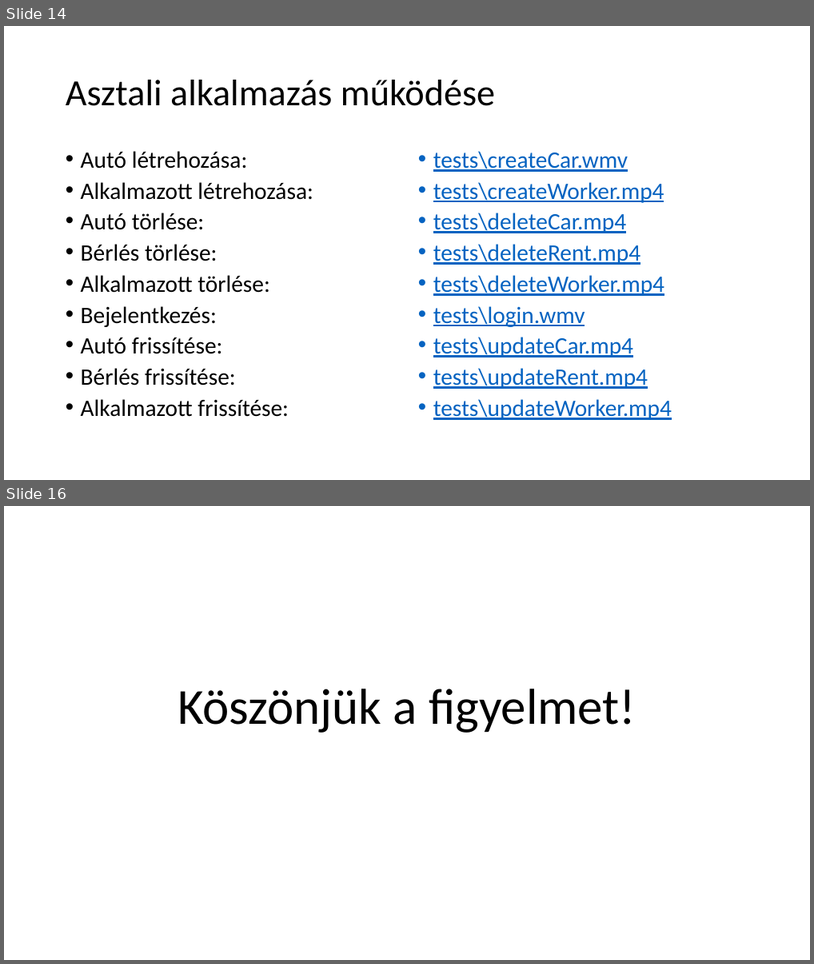
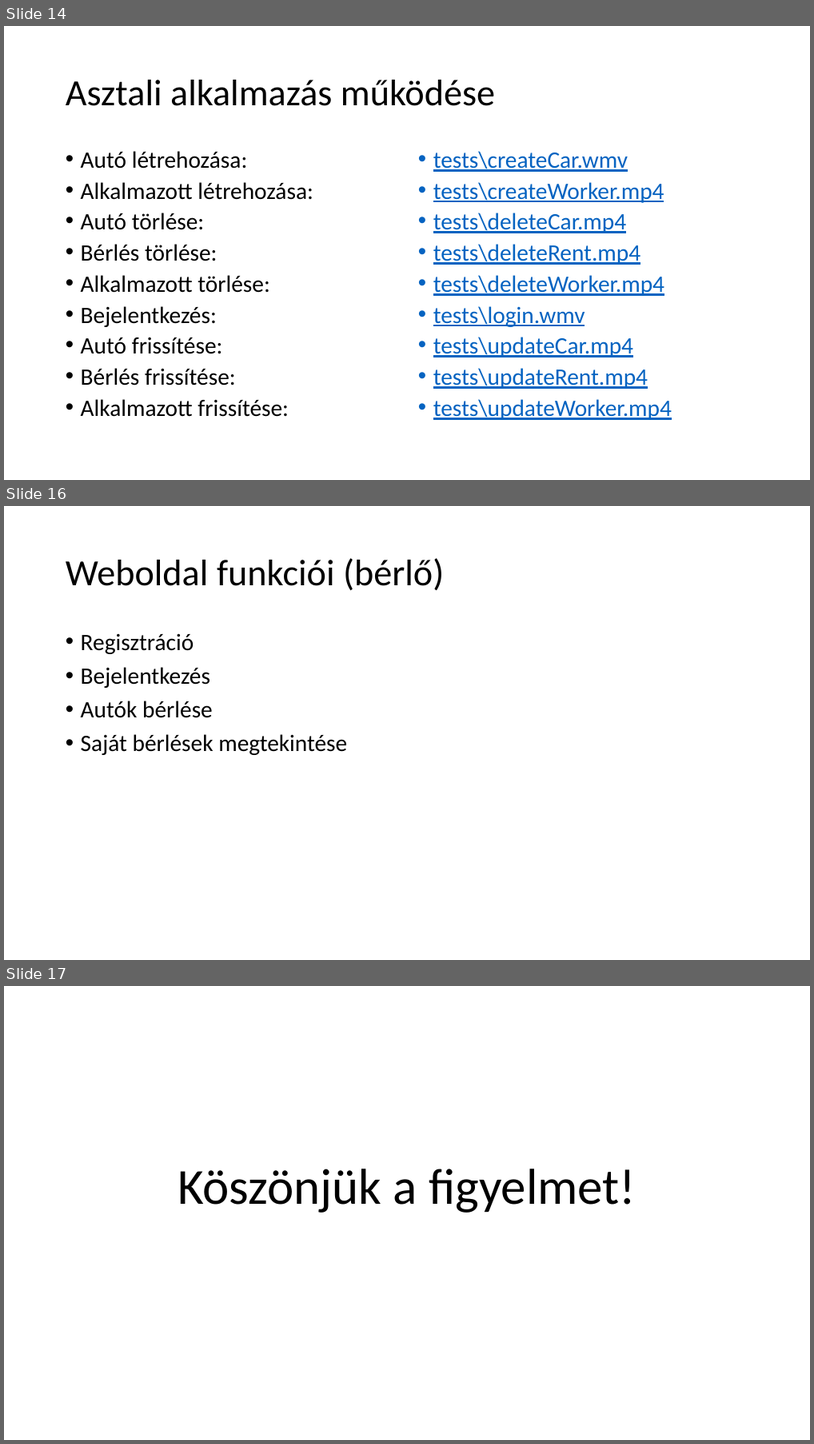
Before and after one commit to KantorKrisztian/Rentaruro_projekt, a slide deck: Rentaruro.pptx. Shown one above the other, each under a label of ours: slides 14 and 16 before the commit, slides 14, 16 and 17 after it; the slides between them are not shown. The pictures are 814x964 and 814x1444 pixels, drawn with LibreOffice and Linux fonts; fonts in the diff are those of the drawing. Boxes give left, top, right and bottom in pixels: in the first picture for what was removed or moved away, otherwise in the second. Text is boxed around its words. In the diff, an @@ line names an element or a change of style, - is before the commit and + after.

```diff
--- a/Rentaruro.pptx
+++ b/Rentaruro.pptx
@@ slide 16 added at (4,506,810,960), background #FFFFFF @@
@@ title added at (66,558,444,591), 44 pt, text #000000 @@
+Weboldal funkciói (bérlő)
@@ text added at (81,633,347,755), 28 pt, text #000000 @@
+• Regisztráció
+• Bejelentkezés
+• Autók bérlése
+• Saját bérlések megtekintése
@@ what was slide 16 is now slide 17 @@
```
Also in this commit, not shown: 3 slides changed.
